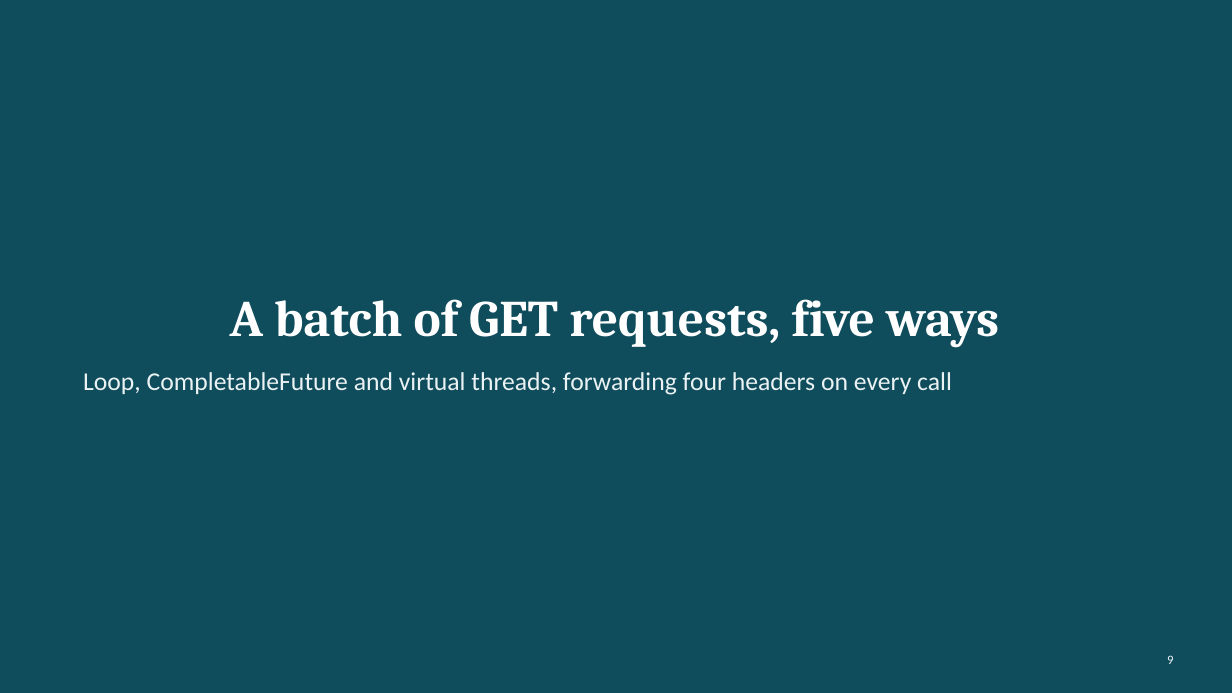
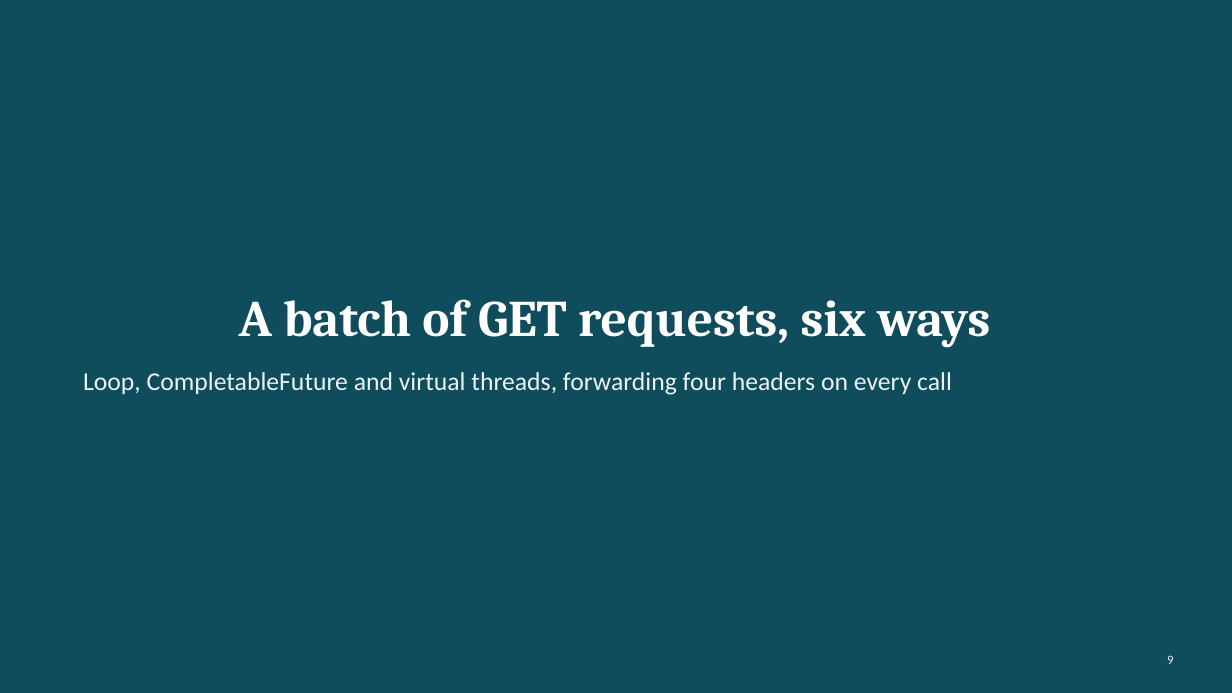
Before and after one commit to casper3912/virtual-threads-measured, a slide deck: slide 9 of slides/virtual-threads-measured.pptx. Drawn at 1232x693 pixels with LibreOffice and Linux fonts; fonts in the diff are those of the drawing. Boxes give left, top, right and bottom in pixels: in the first picture for what was removed or moved away, otherwise in the second. Text is boxed around its words. In the diff, an @@ line names an element or a change of style, - is before the commit and + after.

```diff
--- a/slides/virtual-threads-measured.pptx
+++ b/slides/virtual-threads-measured.pptx
@@ title at [239, 299, 990, 347]: text changed @@
-A batch of GET requests, five ways
+A batch of GET requests, six ways
```
Also in this commit, not shown: 12 other files.
